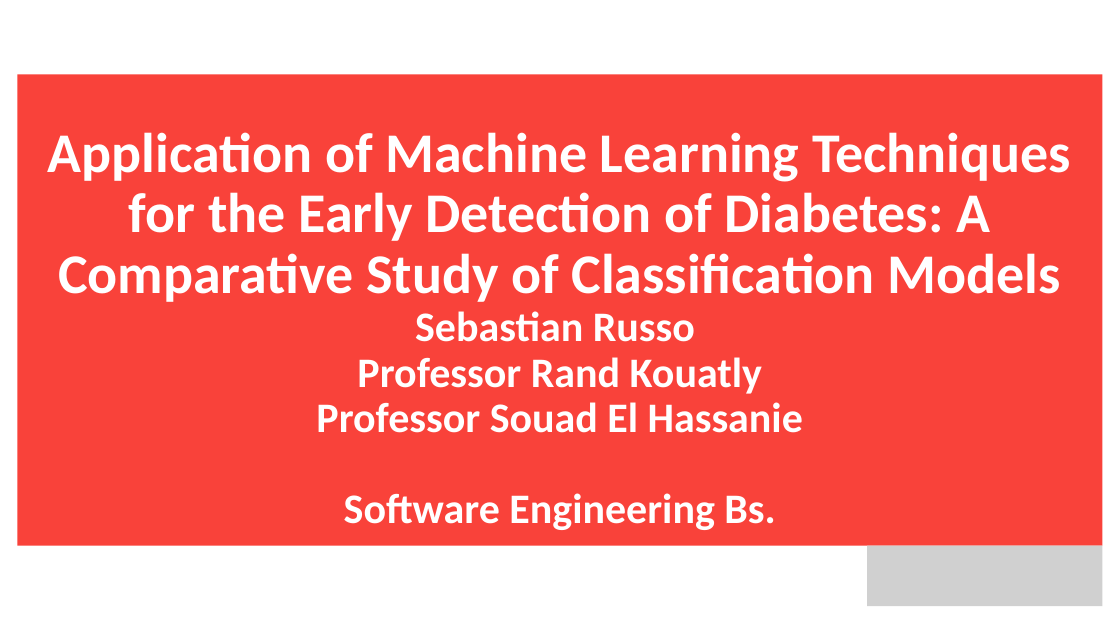
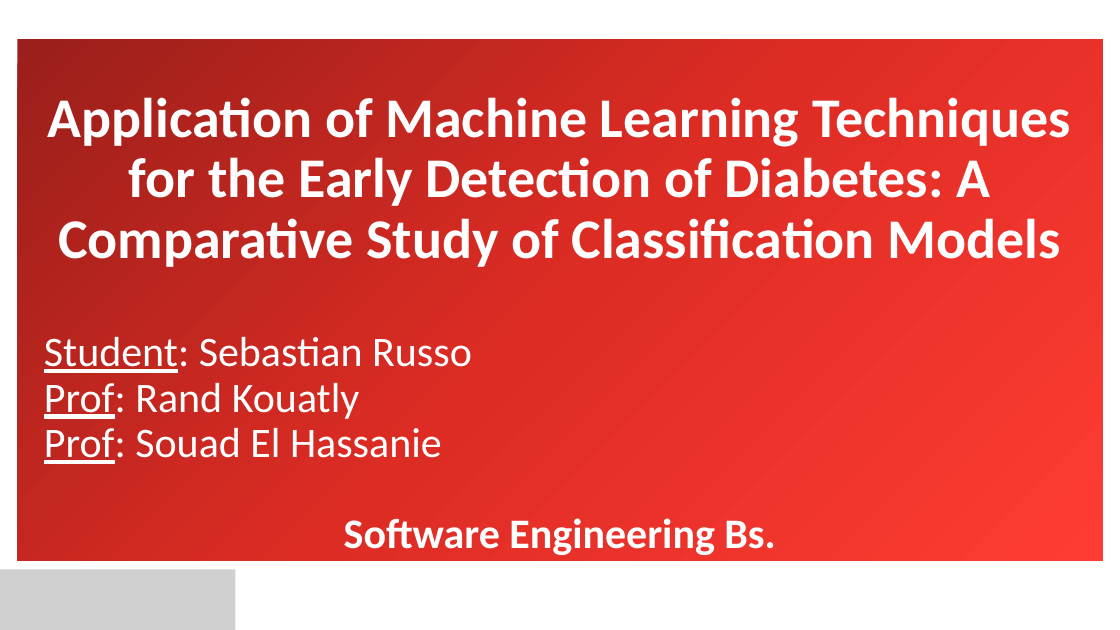
Before and after one commit to Rouxxel/thesis-bachelor, a slide deck: slide 1 of documentation/Thesis_presentation_Sebastian_Russo.pptx. Drawn at 1120x630 pixels with LibreOffice and Linux fonts; fonts in the diff are those of the drawing; grey boxes stand for pictures; background and template pictures are left out. Boxes give left, top, right and bottom in pixels: in the first picture for what was removed or moved away, otherwise in the second. Text is boxed around its words. In the diff, an @@ line names an element or a change of style, - is before the commit and + after.

```diff
--- a/documentation/Thesis_presentation_Sebastian_Russo.pptx
+++ b/documentation/Thesis_presentation_Sebastian_Russo.pptx
@@ rectangle "Application of Machine Learning Techniques ...": place and size @@
-rectangle "Application of Machine Learning Techniques ..." at box(18, 75, 1103, 546)
+rectangle "Application of Machine Learning Techniques ..." at box(18, 39, 1103, 561)
@@ rectangle "Application of Machine Learning Techniques ..." at box(18, 39, 1103, 561): fill #F9423A to gradient #9C1F1A to #DE2D25 to #FF3D34 @@
@@ text in rectangle at box(44, 337, 472, 464): text changed; bold off @@
-Sebastian Russo
-Professor Rand Kouatly
-Professor Souad El Hassanie
+Student: Sebastian Russo
+Prof: Rand Kouatly
+Prof: Souad El Hassanie
@@ picture: place and size @@
-picture at box(867, 545, 1102, 606)
+picture at box(0, 570, 235, 630)
```
Also in this commit, not shown: 3 other slides changed.
